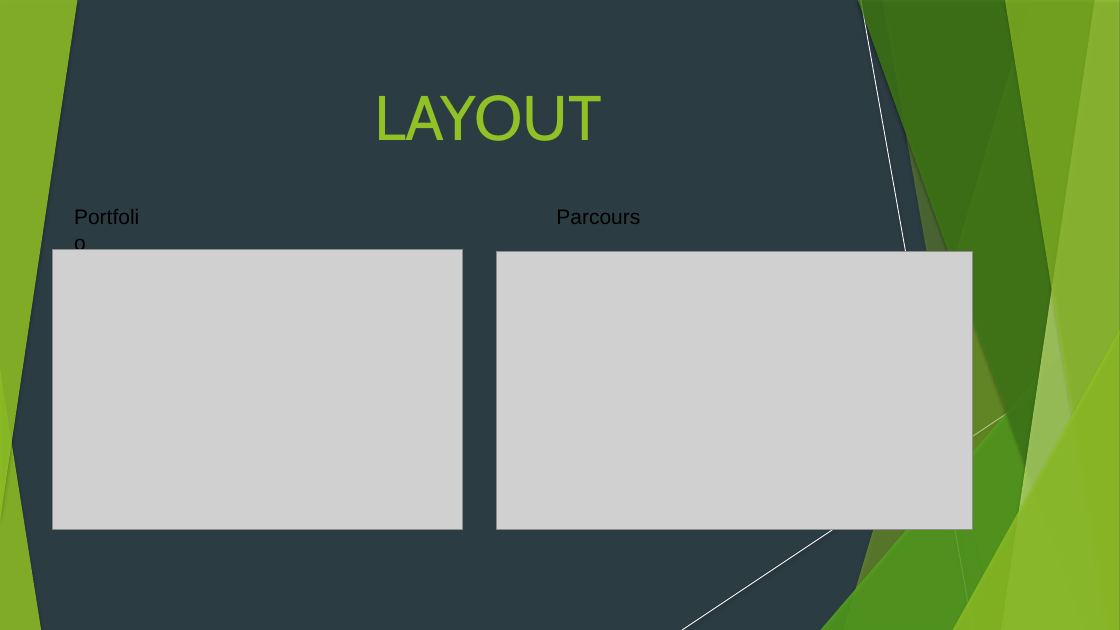
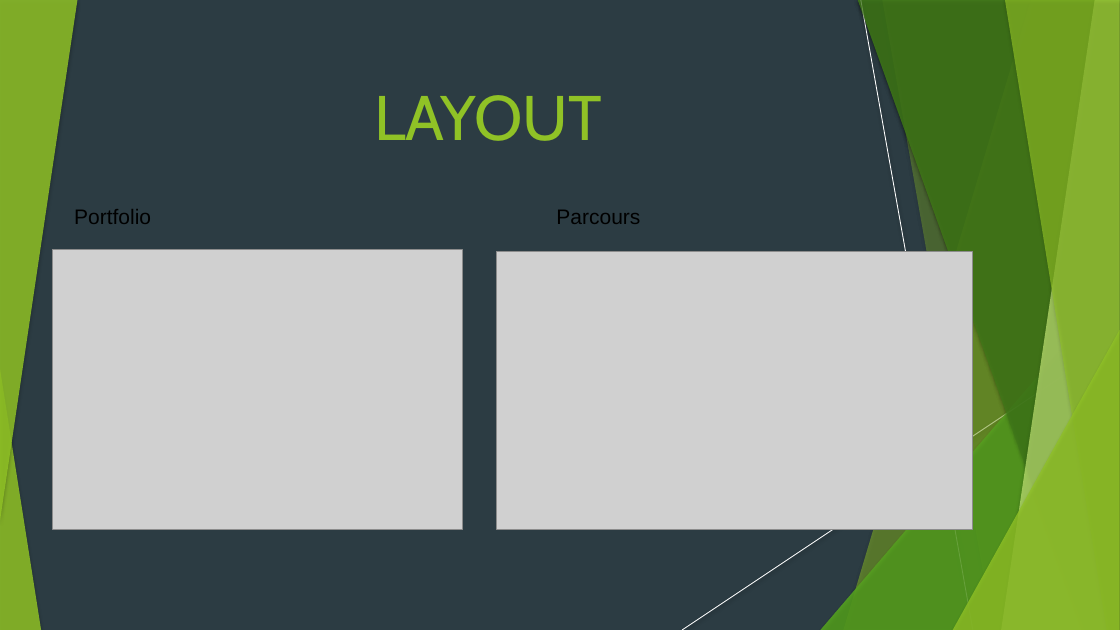
Before and after one commit to charifa93/Portfolio, a slide deck: slide 15 of documentation/Cahier de charges ok.pdf.pptm. Drawn at 1120x630 pixels with LibreOffice and Linux fonts; fonts in the diff are those of the drawing; grey boxes stand for pictures. Boxes give left, top, right and bottom in pixels: in the first picture for what was removed or moved away, otherwise in the second. Text is boxed around its words. In the diff, an @@ line names an element or a change of style, - is before the commit and + after.

```diff
--- a/documentation/Cahier de charges ok.pdf.pptm
+++ b/documentation/Cahier de charges ok.pdf.pptm
@@ text "Portfolio" rewrapped from bbox=[66, 200, 159, 232] to bbox=[74, 209, 151, 224] @@
```
Also in this commit, not shown: 4 other slides changed, 5 other files.
